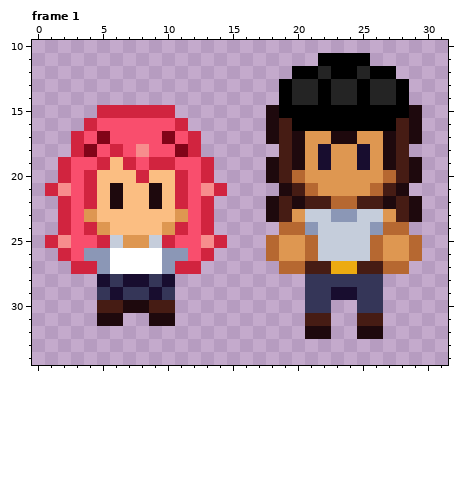
Pixel-art file -- Aseprite/Alice.aseprite. The picture above is the old version.
48x48 pixels, 3 frames. Shown: frame 1: x 0..31, y 10..34. The commit also changed other frames, which this record leaves out.
After:
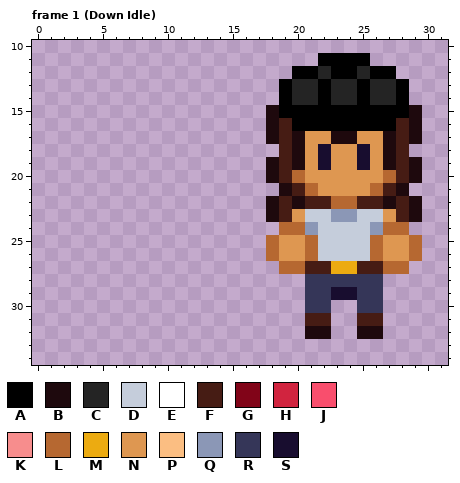
Palette (. is transparent): A #000000  B #1e090d  C #242424  D #c5cddb  E #ffffff  F #461c14  G #810418  H #d1243f  J #f94e6d  K #f78d8d  L #b66831  M #ecab11  N #de9751  P #fbbe82  Q #8b97b6  R #353658  S #180d2f
Diff:
Changed rows in their new state; - is an unchanged pixel.
Frame 1 (Down Idle), layers "head", "body":
first column x 1:
15 ----......----
16 ---........---
17 --..........--
18 --..........--
19 -............-
20 -............-
21 ..............
22 -............-
23 -............-
24 -............-
25 ..............
26 -............-
27 --..........--
28 ----......----
29 ----......----
30 ----......----
31 ----..--..----
Where, in picture pixels (left, top, right, bottom), the same in both pictures:
erased: (45, 105, 227, 326)
